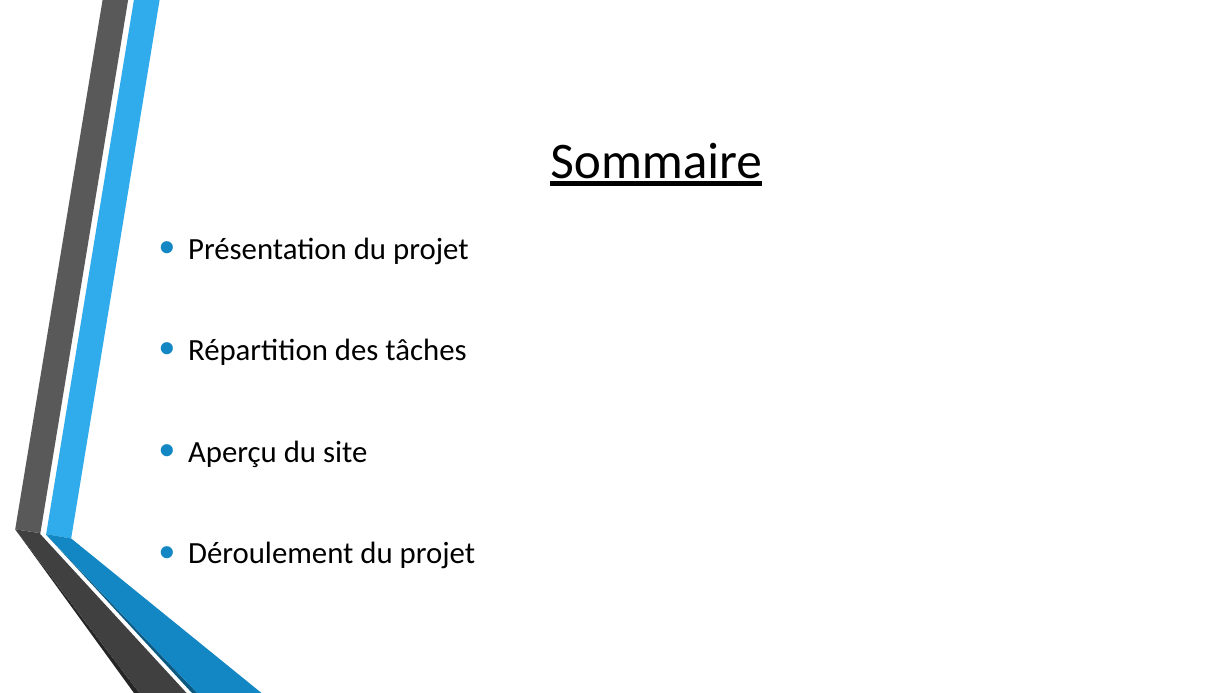
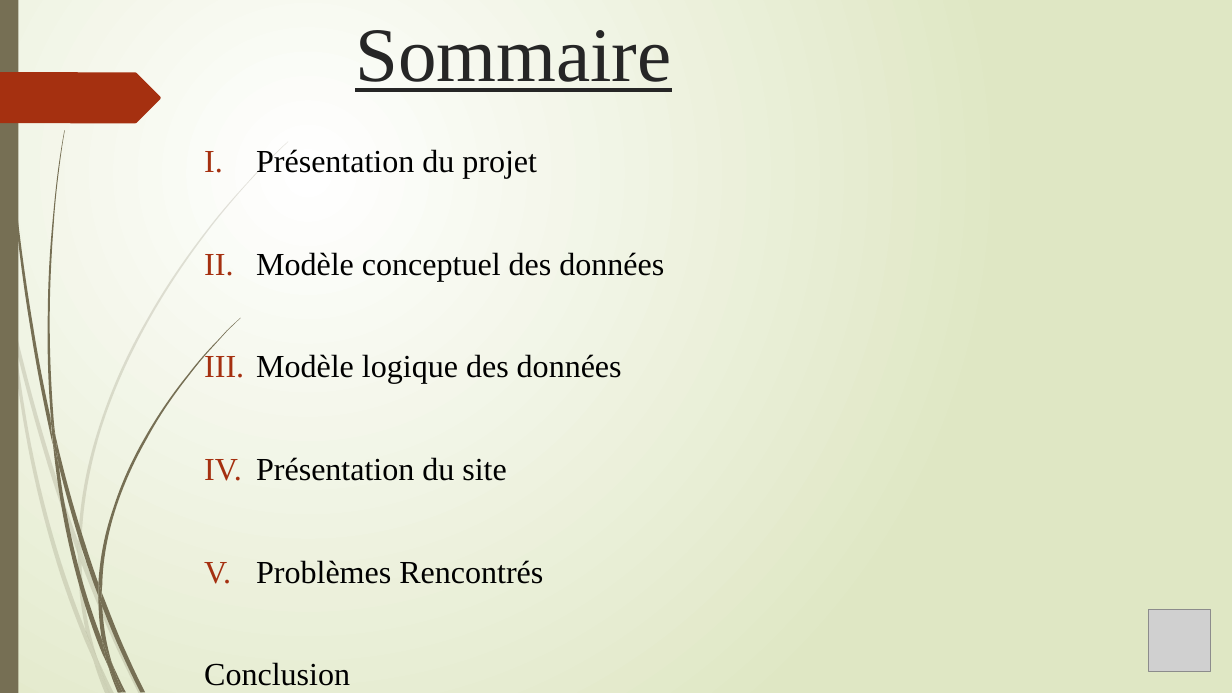
Before and after one commit to PaulGoncalves/ProjetParking, a slide deck: slide 2 of PPE Park’in.pptx. Drawn at 1232x693 pixels with LibreOffice and Linux fonts; fonts in the diff are those of the drawing; grey boxes stand for pictures; background and template pictures are left out. Boxes give left, top, right and bottom in pixels: in the first picture for what was removed or moved away, otherwise in the second. Text is boxed around its words. In the diff, an @@ line names an element or a change of style, - is before the commit and + after.

```diff
--- a/PPE Park’in.pptx
+++ b/PPE Park’in.pptx
@@ background picture (left out) to gradient #FFFFFF to #DFE8C4 @@
@@ rectangle added at (0, 0, 18, 693), fill #766F54 @@
@@ freeform shape removed at (46, 0, 160, 539) @@
@@ title "Sommaire": place and size @@
-title "Sommaire" at (550, 142, 761, 186)
+title "Sommaire" at (355, 30, 671, 92)
@@ title "Sommaire" at (355, 30, 671, 92): size 40 to 60 pt, font Calibri to Times New Roman, text colour #000000 to #262626; alignment centre to left; vertical alignment middle to top @@
@@ freeform shape added at (0, 72, 161, 123), fill #A53010 @@
@@ freeform shape: place and size @@
-freeform shape at (15, 0, 128, 533)
+freeform shape at (47, 130, 65, 436)
@@ freeform shape at (47, 130, 65, 436): fill #595959 to #766F54 @@
@@ text "Présentation du projet": place and size @@
-text "Présentation du projet" at (188, 237, 475, 569)
+text "Présentation du projet" at (204, 149, 664, 686)
@@ text "Présentation du projet" at (204, 149, 664, 686): vertical alignment middle to top @@
@@ text at (256, 149, 537, 179): size 24 to 25 pt, font Calibri to Times New Roman in "Présentation du projet"; bullet • to I.; bullet colour #1287C3 to #A53010 @@
@@ text at (204, 252, 664, 686): text changed; size 24 to 25 pt; font Calibri to Times New Roman @@
-• Répartition des tâches
-• Aperçu du site
-• Déroulement du projet
+II. Modèle conceptuel des données
+III. Modèle logique des données
+IV. Présentation du site
+V. Problèmes Rencontrés
+Conclusion
@@ freeform shape removed at (15, 530, 186, 693) @@
@@ freeform shape removed at (46, 534, 262, 693) @@
@@ freeform shape: place and size @@
-freeform shape at (15, 530, 139, 693)
+freeform shape at (78, 554, 97, 657)
@@ freeform shape at (78, 554, 97, 657): fill #262626 to #766F54 at 20% opacity @@
@@ freeform shape: place and size @@
-freeform shape at (46, 535, 198, 693)
+freeform shape at (81, 551, 143, 693)
@@ freeform shape at (81, 551, 143, 693): fill #0C5A82 to #766F54 at 20% opacity @@
@@ picture added at (1149, 610, 1211, 672) @@
@@ group added at (0, 141, 288, 693): 8 freeform shapes @@
@@ group added at (3, 0, 240, 693): 11 freeform shapes @@
```
Also in this commit, not shown: 4 other slides changed, 8 slides added, 5 slides removed.
